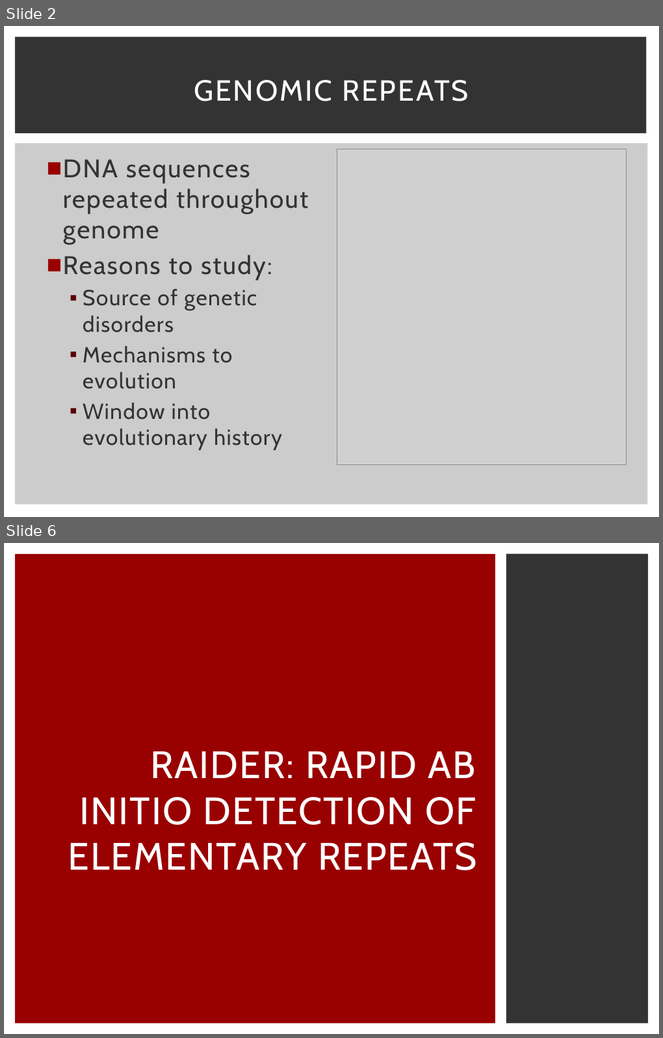
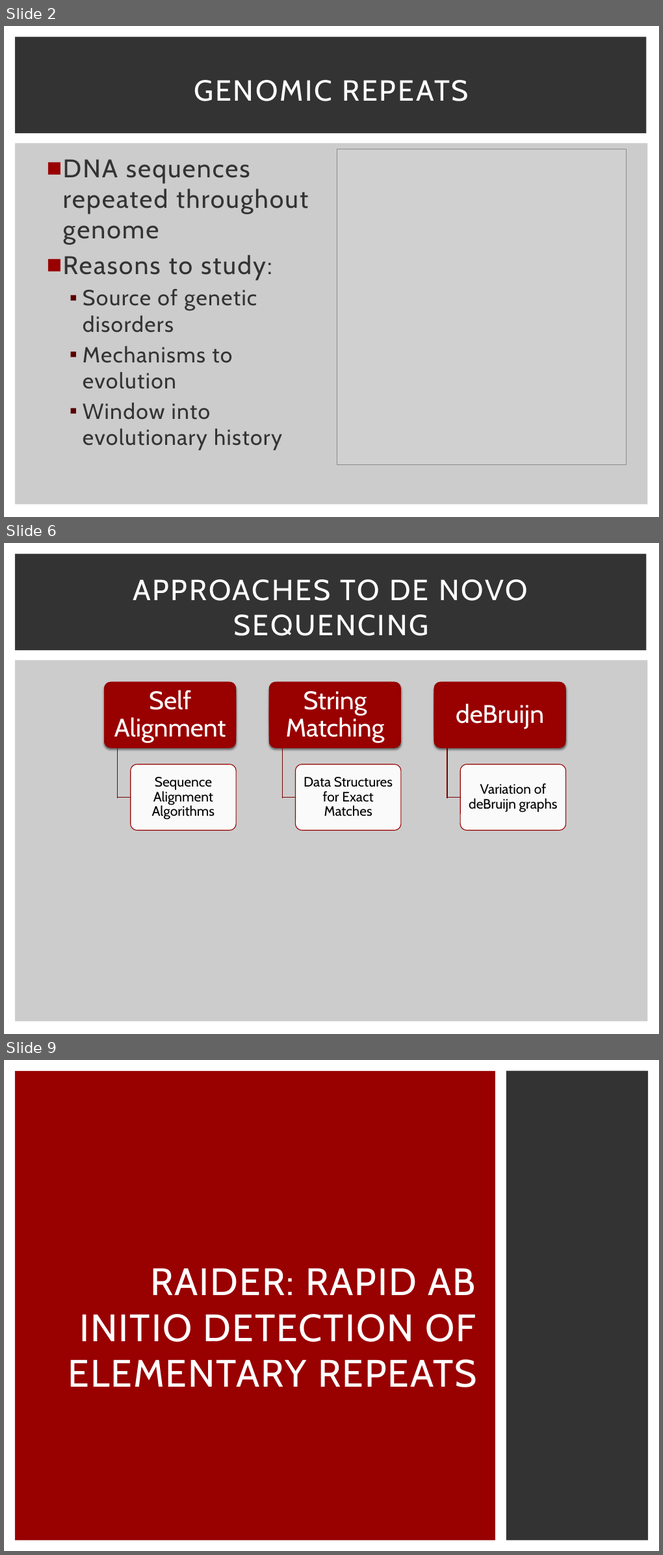
Before and after one commit to schaefce/proposal, a slide deck: GLBio.pptx. Shown one above the other, each under a label of ours: slides 2 and 6 before the commit, slides 2, 6 and 9 after it; the slides between them are not shown. The pictures are 663x1038 and 663x1555 pixels, drawn with LibreOffice and Linux fonts; fonts in the diff are those of the drawing; grey boxes stand for pictures. Boxes give left, top, right and bottom in pixels: in the first picture for what was removed or moved away, otherwise in the second. Text is boxed around its words. In the diff, an @@ line names an element or a change of style, - is before the commit and + after.

```diff
--- a/GLBio.pptx
+++ b/GLBio.pptx
@@ slide 6 added at bbox=[4, 543, 659, 1034], background #FFFFFF; not listed: 2 template elements that a slide beside it also shows @@
@@ title added at bbox=[133, 579, 528, 636], 32 pt, text #FFFFFF @@
+APPROACHES TO DE NOVO SEQUENCING
@@ group added at bbox=[104, 682, 566, 962]: 9 freeform shapes, 6 rounded rectangles, 6 texts @@
+Self Alignment
+Sequence Alignment Algorithms
+String Matching
+Data Structures for Exact Matches
+deBruijn
+Variation of deBruijn graphs
@@ rectangle added at bbox=[76, 799, 121, 971], fill #CCCCCC, outline #CCCCCC 1.5 pt @@
@@ rectangle added at bbox=[246, 799, 292, 971], fill #CCCCCC, outline #CCCCCC 1.5 pt @@
@@ rectangle added at bbox=[408, 799, 454, 971], fill #CCCCCC, outline #CCCCCC 1.5 pt @@
@@ rectangle added at bbox=[110, 834, 596, 1005], fill #CCCCCC, outline #CCCCCC 1.5 pt @@
@@ what was slide 6 is now slide 9 @@
```
Also in this commit, not shown: 5 slides changed, 17 other slides added, 1 slide removed.
